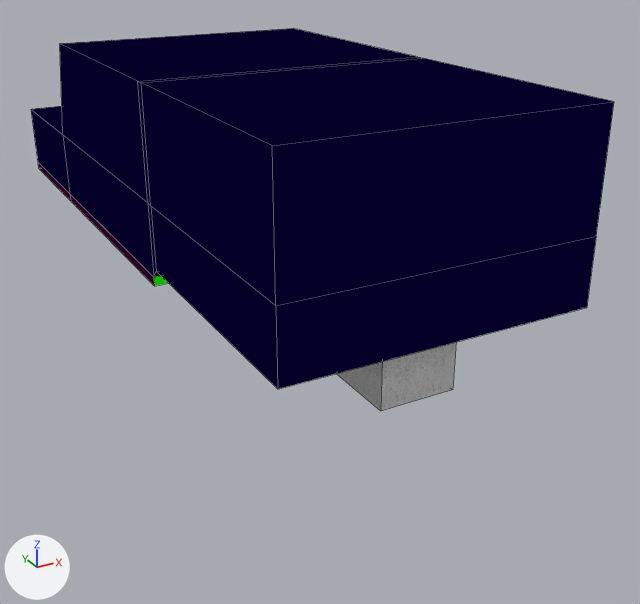
The Blender file Assets/World/C401/raw/c401.blend as it was, and as the next commit left it.
Camera for both pictures: a 50 mm lens placed at (-168.0, -481.0, 138.0), pointed at (18.0, -142.0, -31.0). Lighting does not change. The marker at lower left points along +X, +Y and +Z. Mesh edges are drawn as thin lines.

Names of what the first picture shows: 'Part1', 'Part2'.
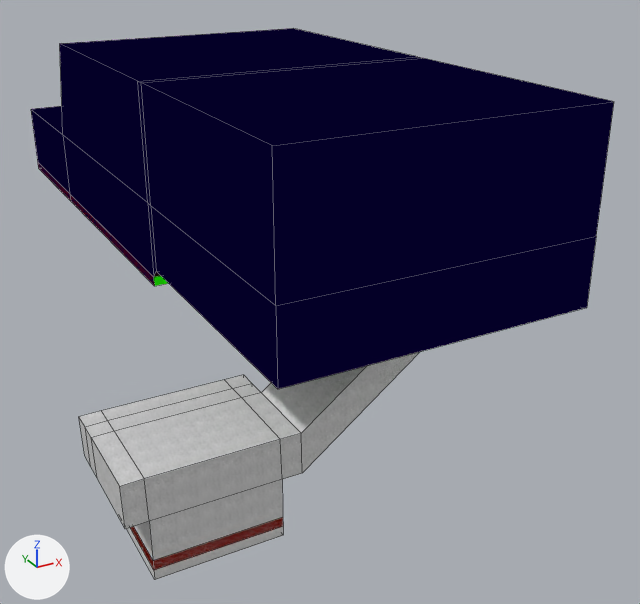
Location of each change, (x1, y1, x2, y2) in pixels of the pictures (640 x 604 px):
'Part4', added
    after: (79, 375, 302, 580)
'Part2', reshaped
    before: (337, 342, 456, 411)
    after: (262, 352, 419, 473)
'Part4_Blood', added (red)
    after: (130, 517, 283, 570)

Patch to the scene script:
```diff
--- a/Assets/World/C401/raw/c401.blend.py
+++ b/Assets/World/C401/raw/c401.blend.py
@@ me_plane_003 @@
 # used by ob_part2; location = (0.0, -204.0, 4.0)
-me_plane_003.from_pydata(...)  # 78 vertices, 76 faces; spans x -58.0..58.0, y -54.0..44.0, z -30.0..60.0
+me_plane_003.from_pydata(...)  # 76 vertices, 76 faces; spans x -58.0..58.0, y -54.0..44.0, z -46.0..60.0
+# me_plane_003 part 1
+# 8 vertices are removed from x -16.1..16.6, y -44.0..-12.0, z -30.0..35.0
+# 11 faces are deleted
+# 6 vertices are added at (16.3, -44.0, 18.5), (-47.4, -44.0, -46.0), (-47.7, -44.0, -29.5), (16.3, -12.0, 18.5), (-47.4, -12.0, -46.0), (-47.7, -12.0, -29.5)
+# 11 new faces join them
 me_plane_003.materials.append(mat_marble)
@@ me_plane_005 @@
+me_plane_005.from_pydata(...)  # 38 vertices, 35 faces; spans x -111.7..-47.4, y -44.0..4.0, z -70.0..-29.5
+me_plane_005.materials.append(mat_marble)  # picture img_whitebrick_png
@@ me_plane_004 @@
+me_plane_004.from_pydata(...)  # a box spanning x -103.4..-55.4, y -44.0..-4.0, z -66.0..-62.0
+me_plane_004.materials.append(mat_ocean)  # dark red #500200
@@ ob_part4 @@
+ob_part4 = bpy.data.objects.new('Part4', me_plane_005)
+ob_part4.location = (0.0, -204.0, 4.0)
@@ ob_part4_blood @@
+ob_part4_blood = bpy.data.objects.new('Part4_Blood', me_plane_004)
+ob_part4_blood.location = (0.0, -204.0, 4.0)
```
